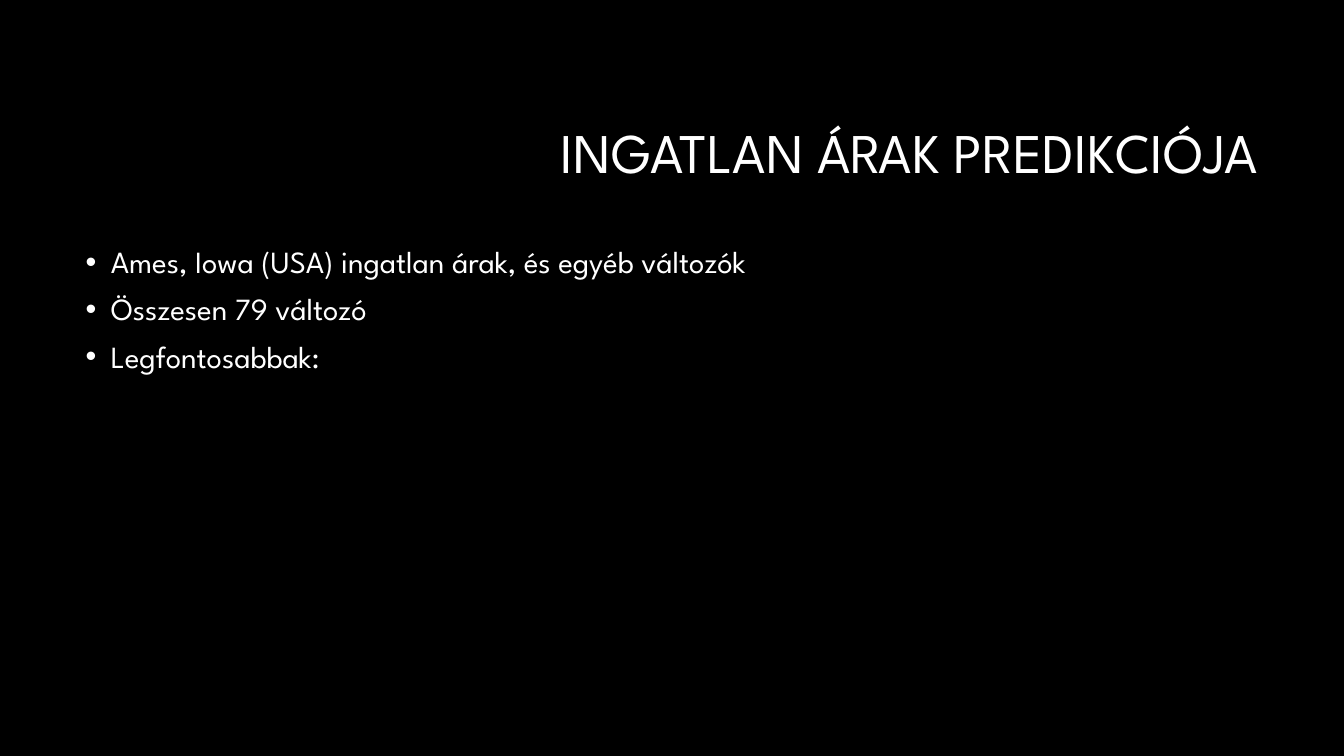
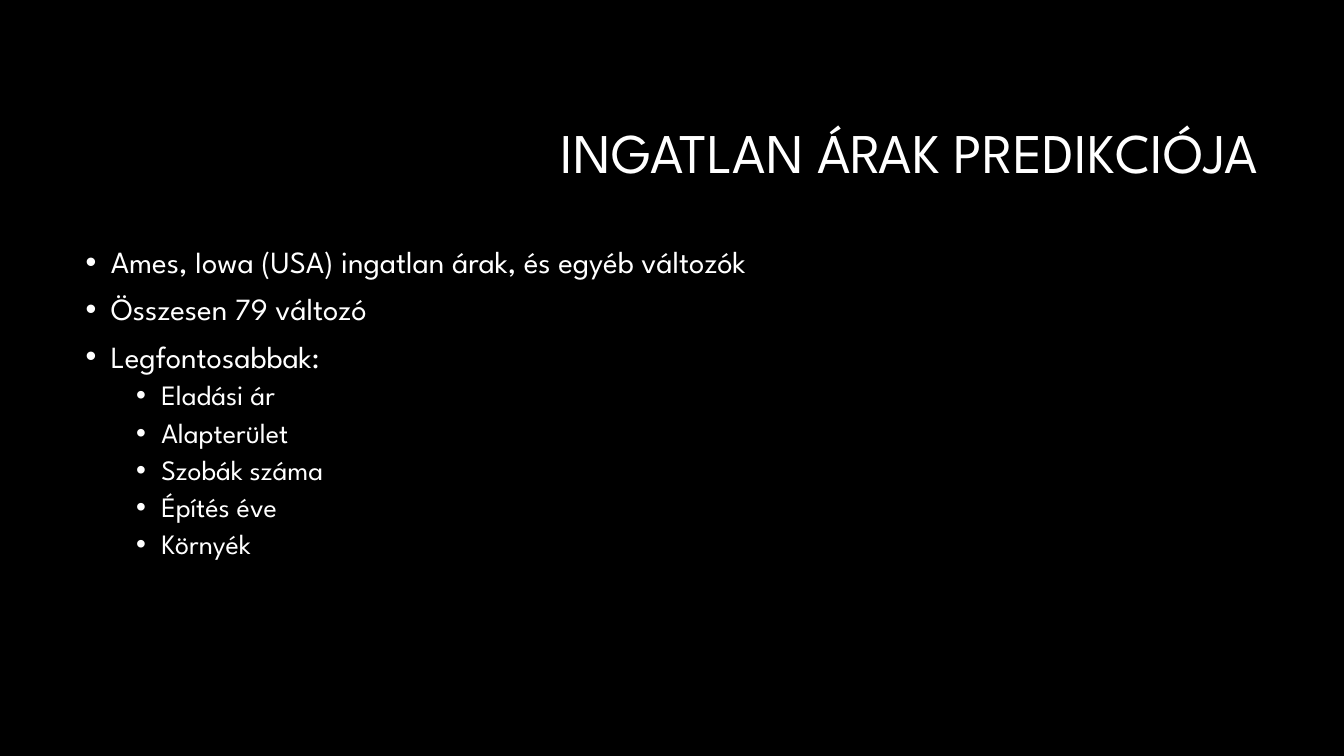
Before and after one commit to DLeves/TobbvaltPet, a slide deck: slide 2 of Prezi.pptx. Drawn at 1344x756 pixels with LibreOffice and Linux fonts; fonts in the diff are those of the drawing; background and template pictures are left out. Boxes give left, top, right and bottom in pixels: in the first picture for what was removed or moved away, otherwise in the second. Text is boxed around its words. In the diff, an @@ line names an element or a change of style, - is before the commit and + after.

```diff
--- a/Prezi.pptx
+++ b/Prezi.pptx
@@ text at [161, 385, 324, 560]: paragraphs added @@
+  • Eladási ár
+  • Alapterület
+  • Szobák száma
+  • Építés éve
+  • Környék
```
Also in this commit, not shown: 2 other slides changed, 5 slides added, 2 slides removed.
